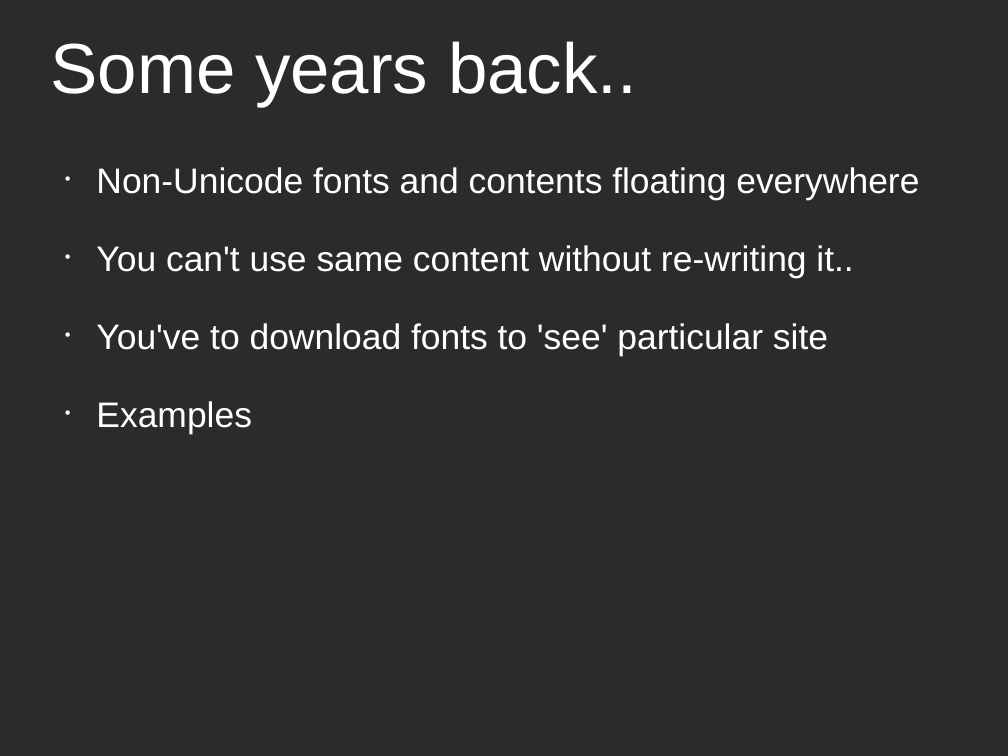
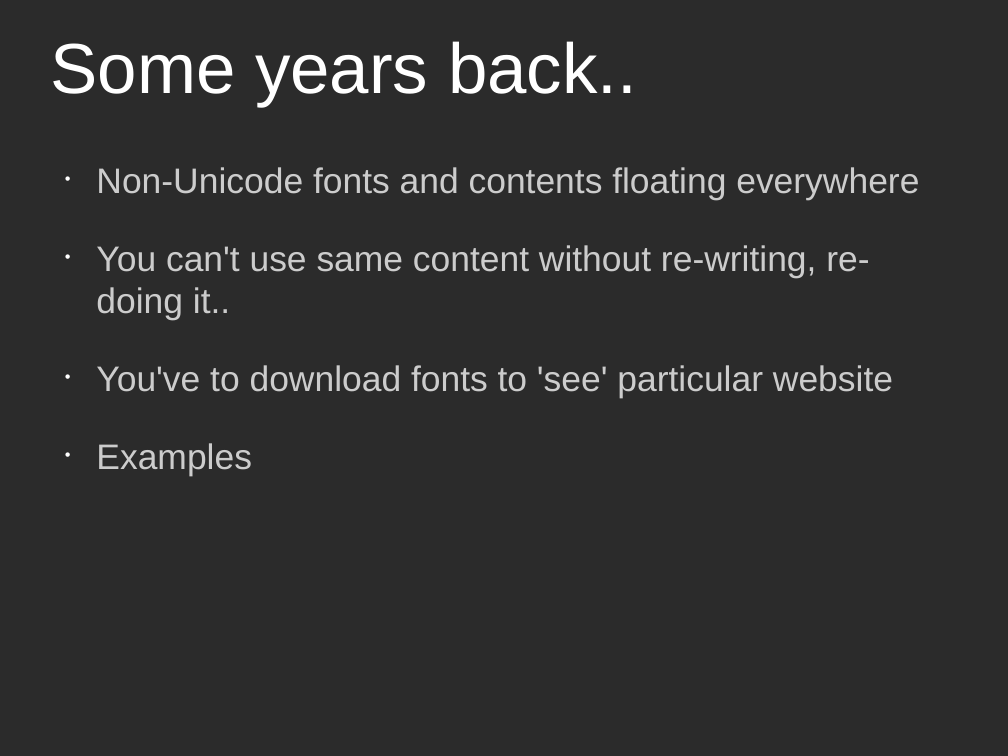
Before and after one commit to kartikm/talks, a slide deck: slide 3 of unicode-and-openweb_FCRS-CEPT_18122009.odp. Drawn at 1008x756 pixels with LibreOffice and Linux fonts; fonts in the diff are those of the drawing; background and template pictures are left out; a plain dark background stands for a picture behind light text. Boxes give left, top, right and bottom in pixels: in the first picture for what was removed or moved away, otherwise in the second. Text is boxed around its words. In the diff, an @@ line names an element or a change of style, - is before the commit and + after.

```diff
--- a/unicode-and-openweb_FCRS-CEPT_18122009.odp
+++ b/unicode-and-openweb_FCRS-CEPT_18122009.odp
@@ text at bbox=[96, 167, 919, 476]: text colour #FFFFFF to #CCCCCC in "Non-Unicode fonts and contents floating everywhere", "Examples" @@
@@ text at bbox=[96, 245, 893, 398]: text changed; text colour #FFFFFF to #CCCCCC @@
-• You can't use same content without re-writing it..
-• You've to download fonts to 'see' particular site
+• You can't use same content without re-writing, re-doing it..
+• You've to download fonts to 'see' particular website
```
Also in this commit, not shown: 7 other slides changed, 1 other file.
